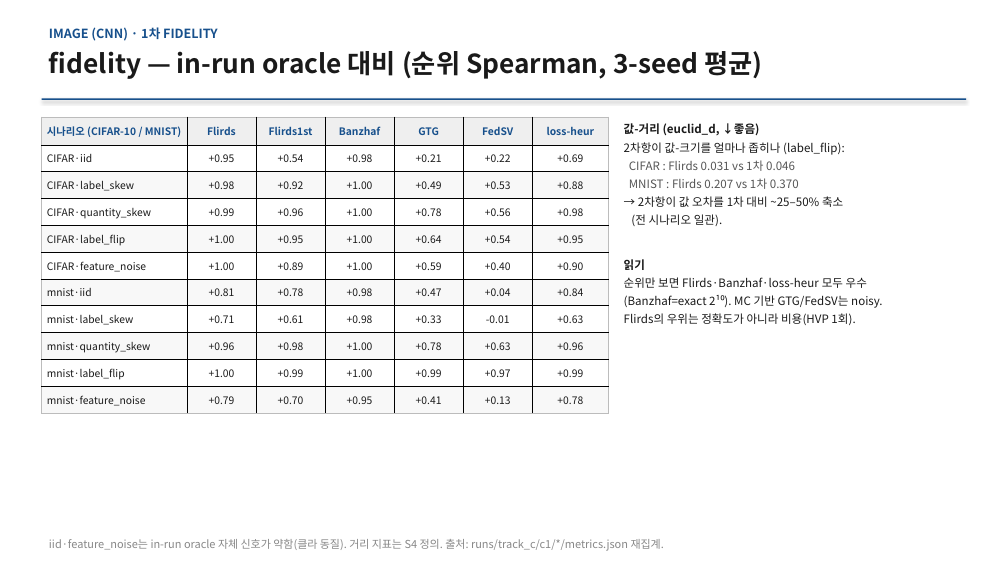
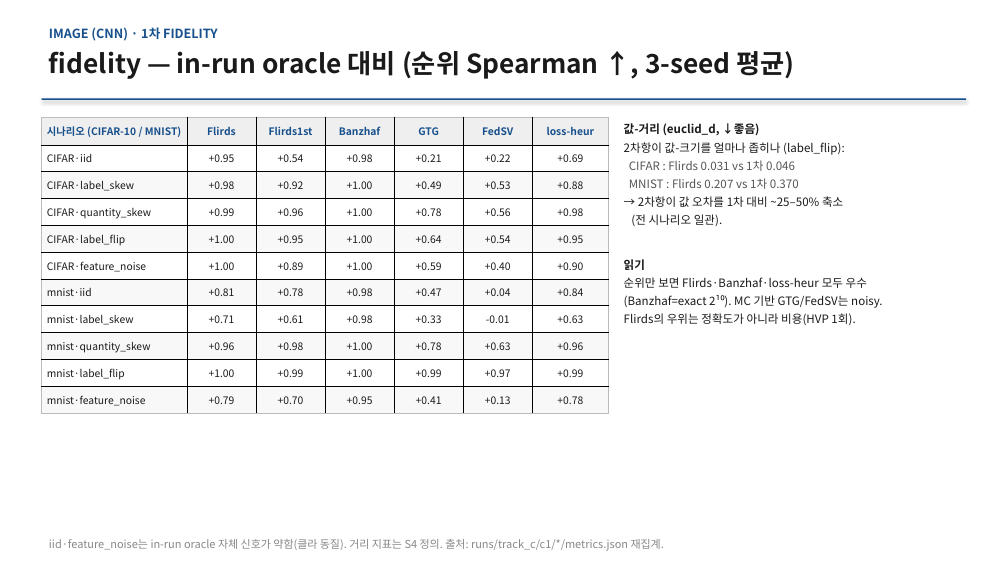
Before and after one commit to YongheeChoi/flirds, a slide deck: slide 6 of research-wiki/presentations/2026-06-results-report/flirds-results-2026-06.pptx. Drawn at 1008x567 pixels with LibreOffice and Linux fonts; fonts in the diff are those of the drawing. Boxes give left, top, right and bottom in pixels: in the first picture for what was removed or moved away, otherwise in the second. Text is boxed around its words. In the diff, an @@ line names an element or a change of style, - is before the commit and + after.

```diff
--- a/research-wiki/presentations/2026-06-results-report/flirds-results-2026-06.pptx
+++ b/research-wiki/presentations/2026-06-results-report/flirds-results-2026-06.pptx
@@ text at (49, 51, 795, 79): text changed @@
-fidelity — in-run oracle 대비 (순위 Spearman, 3-seed 평균)
+fidelity — in-run oracle 대비 (순위 Spearman ↑, 3-seed 평균)
```
Also in this commit, not shown: 8 other slides changed, 11 other files.
